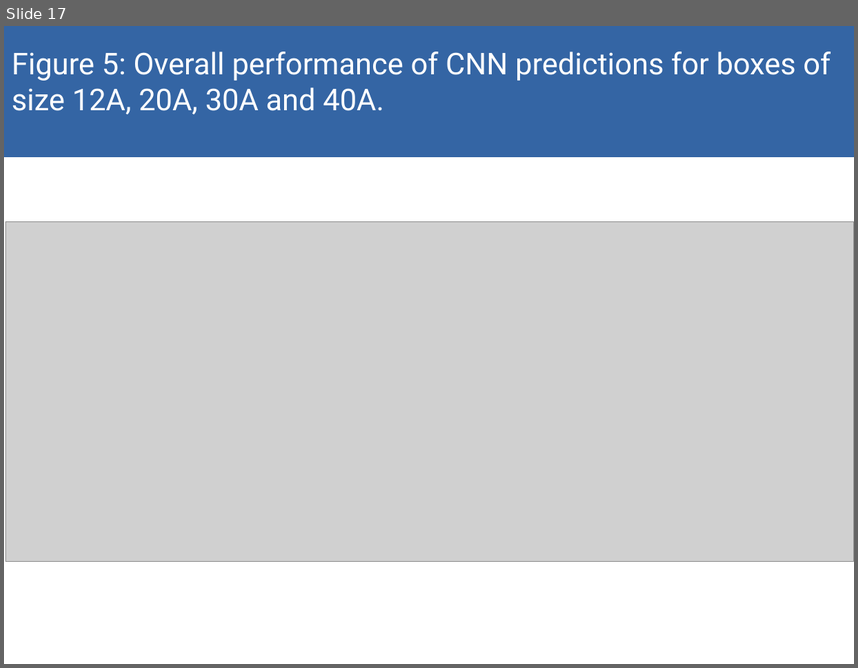
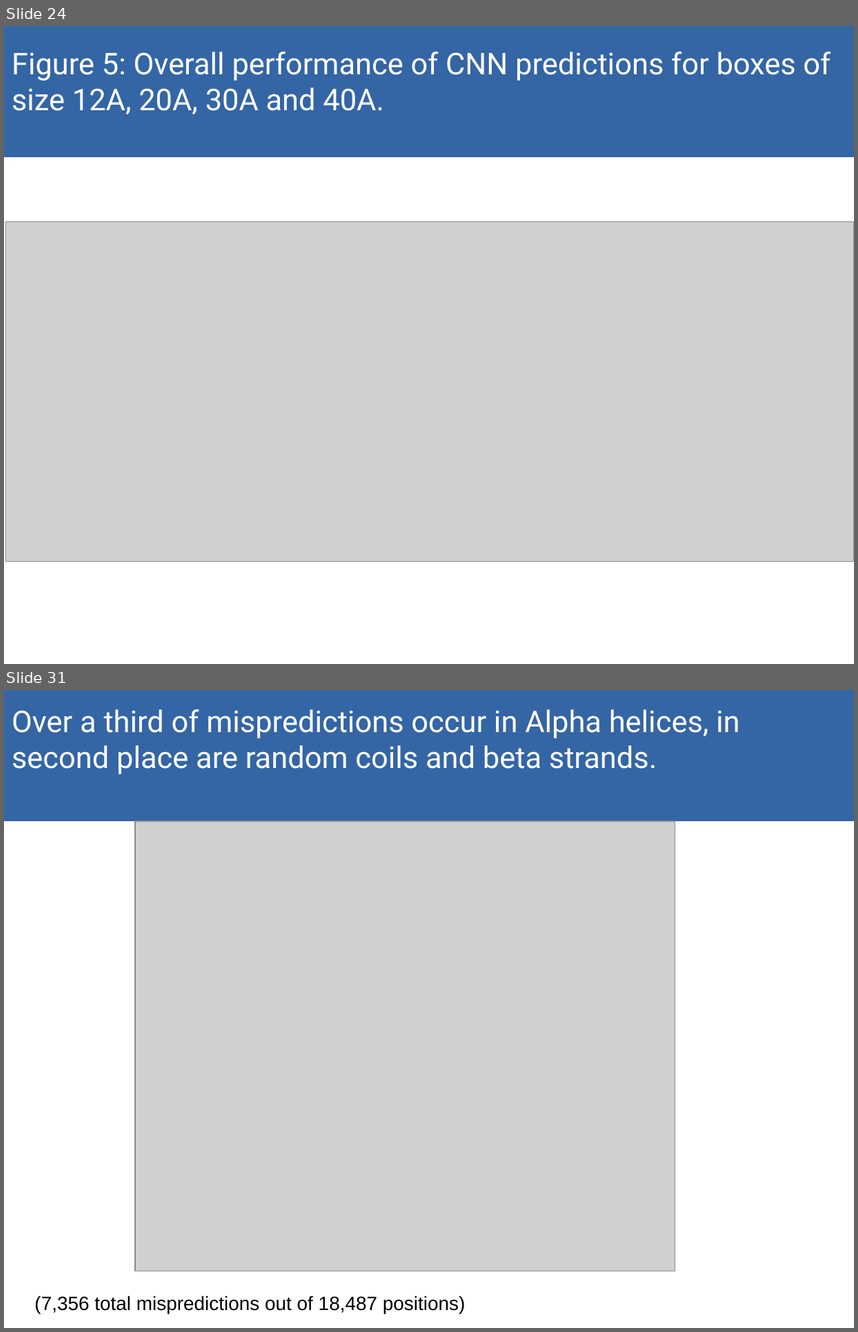
Before and after one commit to akulikova64/CNN_protein_landscape, a slide deck: present_7_2_21.odp. Shown one above the other, each under a label of ours: slide 17 before the commit, slides 24 and 31 after it; the slides between them are not shown. The pictures are 858x668 and 858x1332 pixels, drawn with LibreOffice and Linux fonts; fonts in the diff are those of the drawing; grey boxes stand for pictures. Boxes give left, top, right and bottom in pixels: in the first picture for what was removed or moved away, otherwise in the second. Text is boxed around its words. In the diff, an @@ line names an element or a change of style, - is before the commit and + after.

```diff
--- a/present_7_2_21.odp
+++ b/present_7_2_21.odp
@@ slide 31 added at [4, 690, 854, 1328], background #FFFFFF @@
@@ rectangle added at [4, 690, 854, 821], fill #3465A4, outline #3465A4 0 pt @@
@@ text added at [12, 709, 740, 774], 28 pt, text #FFFFFF @@
+Over a third of mispredictions occur in Alpha helices, in second place are random coils and beta strands.
@@ picture added at [135, 821, 675, 1271] @@
@@ text added at [34, 1295, 466, 1313], 18 pt, text #000000 @@
+(7,356 total mispredictions out of 18,487 positions)
@@ what was slide 17 is now slide 24 @@
```
Also in this commit, not shown: 14 slides changed, 26 other slides added, 16 slides removed, 10 other files.
